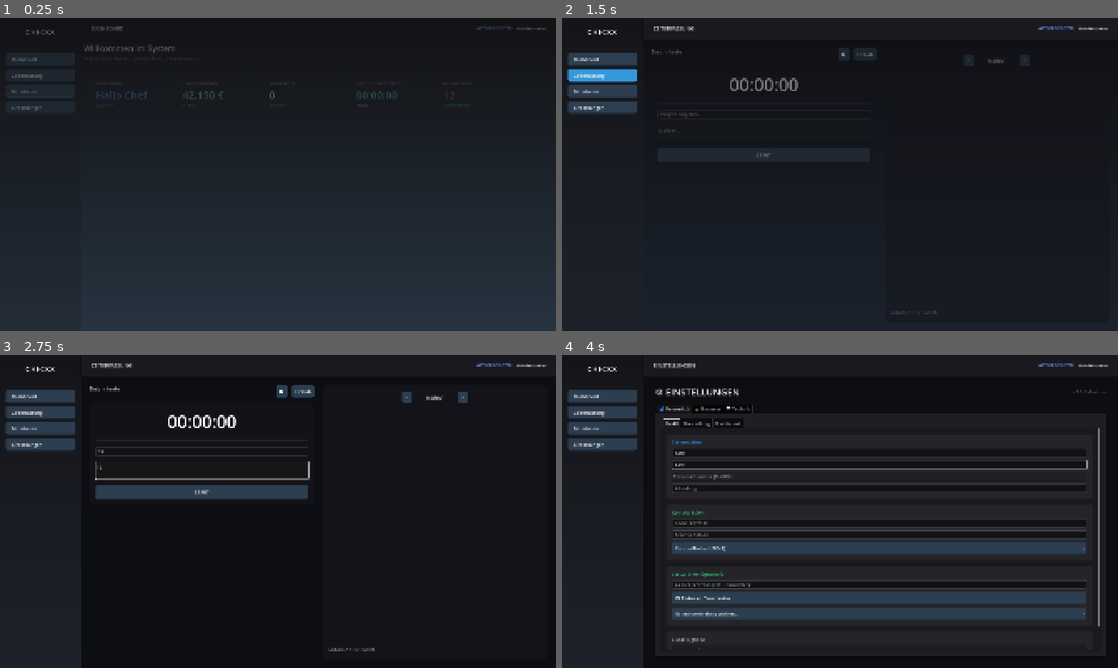
Above: before the commit, frames 1-4 (two rows, left to right).
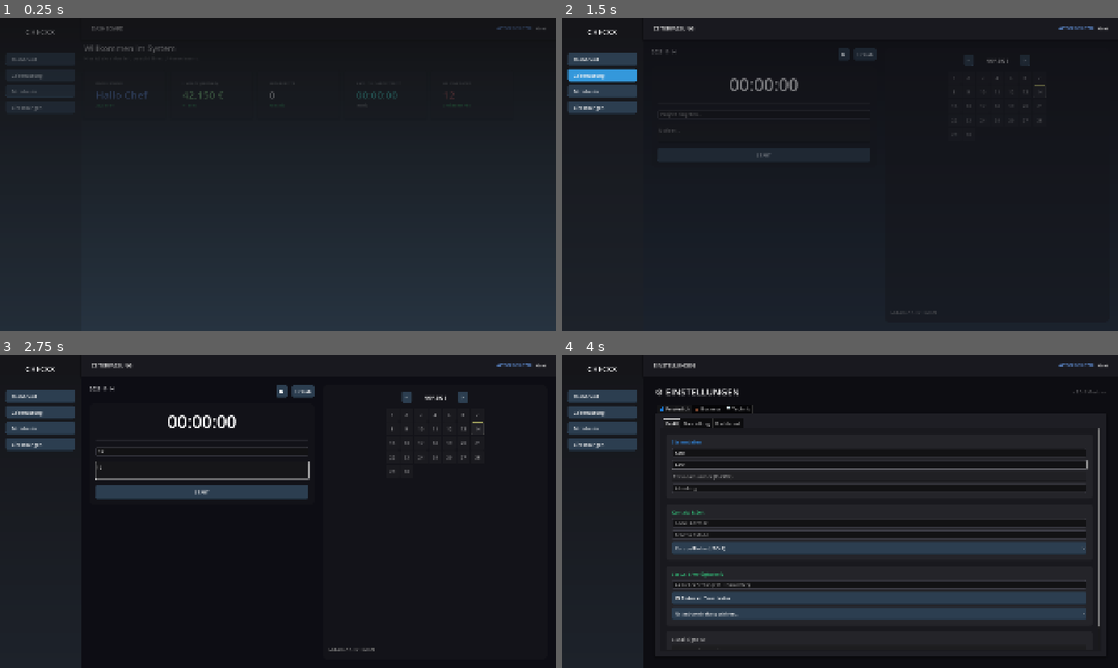
Above: after the commit, the same moments.

Repository: KurzschlussKevin/CheckX
Game: Godot game, scene res://app/modules/main/main.tscn
Same seed, same stepped clock (60 frames per second), same inputs: the game is played once before the commit and once after it. This scene is started directly instead of the project's main scene.
Inputs (mouse positions are in pixels of both pictures, inside the frame that each line leads up to):
- Up to frame 1 (0.25 s): no input
- Up to frame 2 (1.5 s): click "Dashboard" at 0.5 s; click "Zeiterfassung" at 1.25 s
- Up to frame 3 (2.75 s): click (200, 452) at 2.02 s; type "12" at 2.1 s; click (200, 470) at 2.25 s; type "12" at 2.33 s
- Up to frame 4 (4 s): click "Einstellungen" at 2.75 s; click (878, 452) at 3.52 s; type "Alex" at 3.6 s; click (878, 464) at 3.75 s; type "Alex" at 3.83 s; click (878, 489) at 3.98 s

The runs differ from the first frame. In frame 1, less than 0.1% of the frame differs, in the area x 85-96%, y 2-4%; in frame 2, 0.2%; in frame 3, 0.4%, in the area x 16-99%, y 2-38%; in frame 4, 0.1%.
Error before the commit: Parse Error: Too many arguments for "stop_timer()" call. Expected at most 2 but received 3. (res://app/modules/time/time_tracking.gd:37)

Commit message:
Add files via upload

Diff:
--- a/check-x/app/core/store/store.gd
+++ b/check-x/app/core/store/store.gd
@@ -137,3 +137,28 @@
 func get_employee_count() -> int: return employees.size()
 func is_timer_running(emp_id: String) -> bool: return active_timer_state.has(emp_id)
 func get_timer_start(emp_id: String) -> float: return active_timer_state.get(emp_id, 0.0)
+
+
+# --- ABFRAGEN (CACHE) ---
+
+# Gibt alle Einträge für einen bestimmten Mitarbeiter an einem Datum zurück
+func get_entries_for_date(emp_id: String, date_str: String) -> Array:
+	return time_entries.filter(func(e):
+		return str(e.get("emp_id")) == emp_id and e.get("date") == date_str
+	)
+
+# Gibt die gesamte Historie eines Mitarbeiters zurück
+func get_entries_by_employee(emp_id: String) -> Array:
+	return time_entries.filter(func(e):
+		return str(e.get("emp_id")) == emp_id
+	)
+
+func request_vacation(emp_id: String, start_date: String, end_date: String, type: String) -> void:
+	var url = get_api_url() + "/time/request_vacation"
+	var body = {
+		"emp_id": emp_id,
+		"start_date": start_date,
+		"end_date": end_date,
+		"vacation_type": type
+	}
+	_send_post(url, body)
--- /dev/null
+++ b/check-x/app/modules/admin/admin_panel.gd
@@ -0,0 +1,63 @@
+extends Control
+
+@onready var request_list = %RequestList
+
+func _ready():
+	refresh_requests()
+
+func refresh_requests():
+	# Liste leeren
+	for child in request_list.get_children():
+		child.queue_free()
+
+	var url = Store.get_api_url() + "/admin/pending_absences"
+	var http = HTTPRequest.new()
+	add_child(http)
+	http.request_completed.connect(_on_requests_loaded)
+	http.request(url)
+
+func _on_requests_loaded(_result, response_code, _headers, body):
+	if response_code == 200:
+		var data = JSON.parse_string(body.get_string_from_utf8())
+		if data is Array:
+			for req in data:
+				_add_request_row(req)
+
+func _add_request_row(req):
+	# Erstellt eine Zeile pro Antrag: [Name/Datum] [OK-Button] [X-Button]
+	var panel = PanelContainer.new()
+	var h_box = HBoxContainer.new()
+	h_box.set("theme_override_constants/separation", 15)
+
+	var info = Label.new()
+	# Index-Mapping: absences.py liefert (id, vorname, nachname, emp_id, start, end, typ)
+	info.text = " %s %s (%s): %s bis %s" % [req[1], req[2], req[6], req[4], req[5]]
+	info.size_flags_horizontal = Control.SIZE_EXPAND_FILL
+
+	var btn_ok = Button.new()
+	btn_ok.text = " Genehmigen "
+	btn_ok.modulate = Color.GREEN
+	btn_ok.pressed.connect(func(): _update_status(req[0], "approved"))
+
+	var btn_no = Button.new()
+	btn_no.text = " Ablehnen "
+	btn_no.modulate = Color.RED
+	btn_no.pressed.connect(func(): _update_status(req[0], "rejected"))
+
+	h_box.add_child(info)
+	h_box.add_child(btn_ok)
+	h_box.add_child(btn_no)
+	panel.add_child(h_box)
+	request_list.add_child(panel)
+
+func _update_status(abs_id, status):
+	var admin_id = Store.get_current_user_id()
+	# Query-Parameter für den Endpoint
+	var url = Store.get_api_url() + "/admin/approve_absence?absence_id=%d&status=%s&admin_id=%s" % [abs_id, status, admin_id]
+
+	var http = HTTPRequest.new()
+	add_child(http)
+	http.request_completed.connect(func(_r, code, _h, _b):
+		if code == 200: refresh_requests()
+	)
+	http.request(url, [], HTTPClient.METHOD_POST)
--- /dev/null
+++ b/check-x/app/modules/admin/admin_panel.tscn
@@ -0,0 +1,43 @@
+[gd_scene format=3 uid="uid://b2qv1dlbvgvqy"]
+
+[ext_resource type="Script" uid="uid://dg0vr488qvuw1" path="res://app/modules/admin/admin_panel.gd" id="1_admin_script"]
+
+[node name="AdminPanel" type="Control" unique_id=1354104170]
+layout_mode = 3
+anchors_preset = 15
+anchor_right = 1.0
+anchor_bottom = 1.0
+grow_horizontal = 2
+grow_vertical = 2
+script = ExtResource("1_admin_script")
+
+[node name="Margin" type="MarginContainer" parent="." unique_id=82283477]
+layout_mode = 1
+anchors_preset = 15
+anchor_right = 1.0
+anchor_bottom = 1.0
+grow_horizontal = 2
+grow_vertical = 2
+theme_override_constants/margin_left = 30
+theme_override_constants/margin_top = 30
+theme_override_constants/margin_right = 30
+theme_override_constants/margin_bottom = 30
+
+[node name="VBox" type="VBoxContainer" parent="Margin" unique_id=2054212126]
+layout_mode = 2
+theme_override_constants/separation = 20
+
+[node name="Title" type="Label" parent="Margin/VBox" unique_id=227144004]
+layout_mode = 2
+theme_override_font_sizes/font_size = 32
+text = "Admin-Bereich: Offene Anträge"
+
+[node name="Scroll" type="ScrollContainer" parent="Margin/VBox" unique_id=1274383154]
+layout_mode = 2
+size_flags_vertical = 3
+
+[node name="RequestList" type="VBoxContainer" parent="Margin/VBox/Scroll" unique_id=1347930584]
+unique_name_in_owner = true
+layout_mode = 2
+size_flags_horizontal = 3
+theme_override_constants/separation = 10
--- a/check-x/app/modules/dashboard/dashboard.gd
+++ b/check-x/app/modules/dashboard/dashboard.gd
@@ -4,7 +4,7 @@
 var stat_card_scene = preload("res://app/modules/dashboard/stat_card.tscn")
 
 var work_time_card = null
-var uid = "001"
+var uid = "001" # HINWEIS: Sollte dynamisch über Store.get_current_user_id() gesetzt werden
 
 func _ready() -> void:
 	# Auf Einstellungsänderungen hören
--- a/check-x/app/modules/main/main.gd
+++ b/check-x/app/modules/main/main.gd
@@ -4,8 +4,8 @@
 @onready var main_layout = $MainLayout
 @onready var module_container = $MainLayout/ContentLayout/ModuleContainer
 @onready var page_title = $MainLayout/ContentLayout/TopBar/Margin/HBox/PageTitle
-# Pfad zur Sidebar-VBox, wo die Buttons landen sollen
 @onready var nav_container = $MainLayout/Sidebar/Margin/VBox/NavButtons
+@onready var user_name_label = %UserName
 
 # Vorlage für die Buttons laden
 var nav_button_scene = preload("res://app/modules/main/nav_button.tscn")
@@ -15,19 +15,24 @@
 	"Dashboard": "res://app/modules/dashboard/dashboard.tscn",
 	"Zeiterfassung": "res://app/modules/time/time_tracking_new.tscn",
 	"Mitarbeiter": "res://app/modules/employees/employees.tscn",
-	"Einstellungen": "res://app/modules/settings_profile/settings.tscn"
+	"Einstellungen": "res://app/modules/settings_profile/settings.tscn",
+	"Admin-Panel": "res://app/modules/admin/admin_panel.tscn"
 }
 
 func _ready() -> void:
 	# 1. FENSTER MAXIMIEREN
 	DisplayServer.window_set_mode(DisplayServer.WINDOW_MODE_MAXIMIZED)
 
+	# Benutzername in der TopBar anzeigen
+	if user_name_label:
+		user_name_label.text = Store.current_user.get("name", "Gast")
+
 	# Sicherheits-Check: Existiert der Container für die Buttons?
 	if nav_container == null:
-		printerr("Fehler: NavButtons Container wurde nicht gefunden! Prüfe den Pfad in main.gd.")
+		printerr("Fehler: NavButtons Container nicht gefunden!")
 		return
 
-	# 2. Sidebar mit Buttons füllen
+	# 2. Sidebar mit Buttons füllen (inkl. Rollenprüfung)
 	_setup_sidebar()
 
 	# 3. Das Dashboard als Startseite laden
@@ -43,8 +48,15 @@
 	for child in nav_container.get_children():
 		child.queue_free()
 
+	# Aktuelle Rolle aus dem Store abrufen
+	var user_role = Store.current_user.get("role", "Prüfer")
+
 	# Für jeden Eintrag in 'modules' einen Button erstellen
 	for module_name in modules:
+		# ADMIN-CHECK: Das Admin-Panel nur anzeigen, wenn die Rolle 'Admin' ist
+		if module_name == "Admin-Panel" and user_role != "Admin":
+			continue
+
 		var btn = nav_button_scene.instantiate()
 		btn.text = "  " + module_name
 
@@ -59,14 +71,17 @@
 
 	if not module_container: return
 
+	# Aktuelles Modul entfernen
 	for child in module_container.get_children():
 		child.queue_free()
 
+	# Neue Szene laden und instanziieren
 	if ResourceLoader.exists(path):
 		var scene = load(path)
 		var instance = scene.instantiate()
 		module_container.add_child(instance)
 
+		# Einblend-Animation für das Modul
 		instance.modulate.a = 0
 		var t = create_tween()
 		t.tween_property(instance, "modulate:a", 1.0, 0.4).set_trans(Tween.TRANS_SINE)
--- a/check-x/app/modules/time/calendar_panel.gd
+++ b/check-x/app/modules/time/calendar_panel.gd
@@ -85,8 +85,8 @@
 			btn.add_theme_stylebox_override("normal", style_today)
 
 		# Farbe basierend auf vorhandenen Einträgen
-		if Store.get_entries_for_date(uid, ds).size() > 0:
-			btn.modulate = Color(0.4, 1.0, 0.6)
+		if Store.get_entries_for_date(str(uid), ds).size() > 0:
+			btn.modulate = Color(0.4, 1.0, 0.6) # Grün markieren
 		else:
 			btn.modulate = Color(1, 1, 1, 0.6)
 
--- a/check-x/app/modules/time/time_tracking.gd
+++ b/check-x/app/modules/time/time_tracking.gd
@@ -34,7 +34,7 @@
 		var project = %ProjectInput.text
 		var notes = %NotesInput.text
 
-		Store.stop_timer(uid, project, notes)
+		Store.stop_timer(project, notes)
 
 		# UI zurücksetzen
 		%StartBtn.text = "START"
--- a/check-x/app/modules/time/vacation_popup.gd
+++ b/check-x/app/modules/time/vacation_popup.gd
@@ -70,7 +70,9 @@
 
 func _save():
 	if start != "" and end != "":
-		Store.request_vacation(uid, start, end, "Erholung")
+		# Typ aus OptionButton holen
+		var type_str = %TypeOption.get_item_text(%TypeOption.selected)
+		Store.request_vacation(uid, start, end, type_str)
 		visible = false
 		emit_signal("requested")
 
Not shown, added: check-x/app/modules/admin/admin_panel.gd.uid
